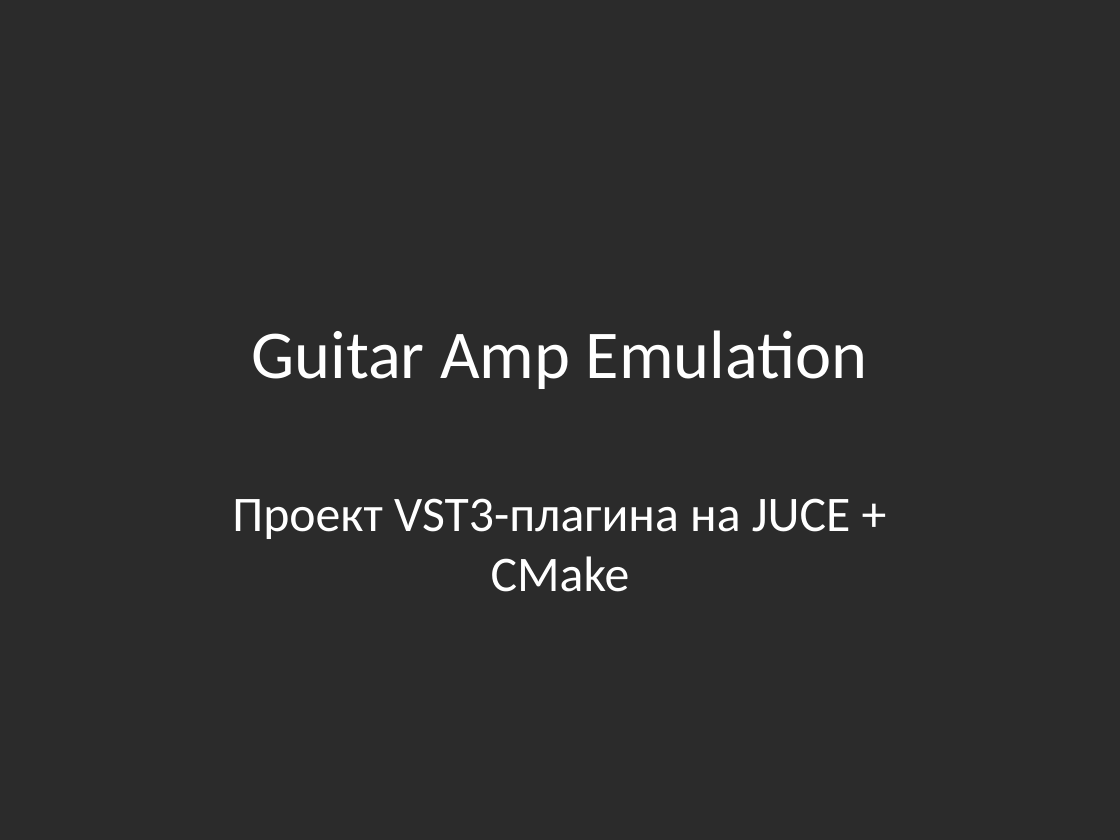
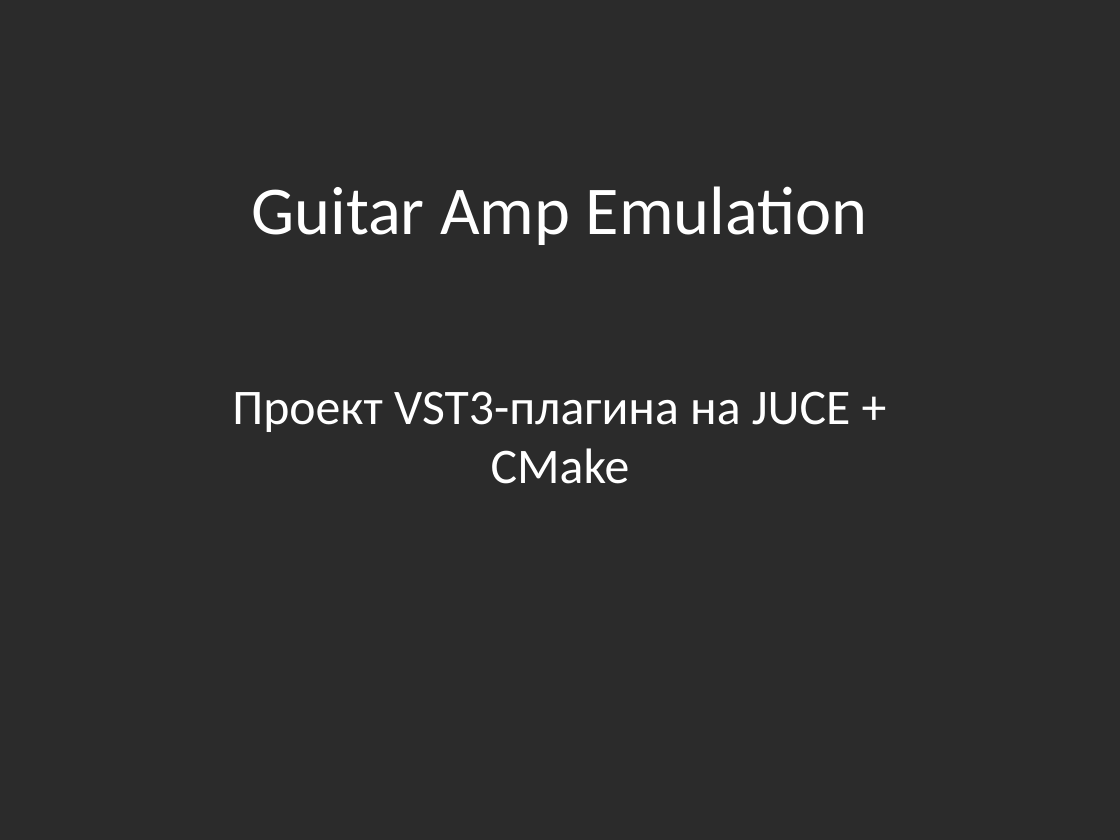
Before and after one commit to KeHT-B-baGazhHNke/JuceAudioPluginTemplate-main, a slide deck: slide 1 of Guitar_Amp_Emulation.pptx. Drawn at 1120x840 pixels with LibreOffice and Linux fonts; fonts in the diff are those of the drawing; background and template pictures are left out; a plain dark background stands for a picture behind light text. Boxes give left, top, right and bottom in pixels: in the first picture for what was removed or moved away, otherwise in the second. Text is boxed around its words. In the diff, an @@ line names an element or a change of style, - is before the commit and + after.

```diff
--- a/Guitar_Amp_Emulation.pptx
+++ b/Guitar_Amp_Emulation.pptx
@@ title "Guitar Amp Emulation": place and size @@
-title "Guitar Amp Emulation" at (251,330,868,389)
+title "Guitar Amp Emulation" at (251,186,868,245)
@@ subtitle "Проект VST3-плагина на JUCE + ...": place and size @@
-subtitle "Проект VST3-плагина на JUCE + ..." at (232,498,851,592)
+subtitle "Проект VST3-плагина на JUCE + ..." at (232,391,851,484)
```
Also in this commit, not shown: 2 other slides changed, 1 slide added, 1 slide removed.
